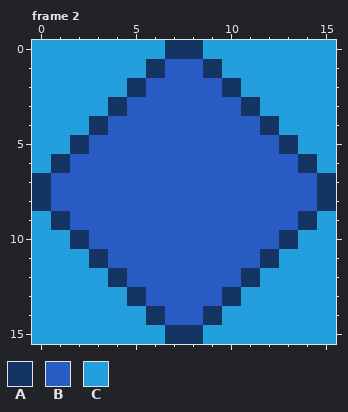
Pixel-art file -- Assets/bg_tiles.aseprite. Above: the version before the commit.
16x16 pixels, 2 frames. Shown: frame 2.
Palette (. is transparent): A #143464  B #285cc4  C #249fde
Pixels before, frame 2, first column x 0:
 0 CCCCCCCAACCCCCCC
 1 CCCCCCABBACCCCCC
 2 CCCCCABBBBACCCCC
 3 CCCCABBBBBBACCCC
 4 CCCABBBBBBBBACCC
 5 CCABBBBBBBBBBACC
 6 CABBBBBBBBBBBBAC
 7 ABBBBBBBBBBBBBBA
 8 ABBBBBBBBBBBBBBA
 9 CABBBBBBBBBBBBAC
10 CCABBBBBBBBBBACC
11 CCCABBBBBBBBACCC
12 CCCCABBBBBBACCCC
13 CCCCCABBBBACCCCC
14 CCCCCCABBACCCCCC
15 CCCCCCCAACCCCCCC
The same view after the edit:
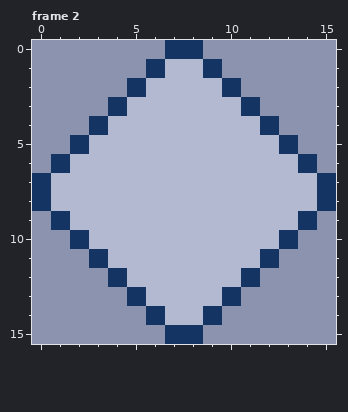
What changed:
Colour B changes from #285cc4 to #b3b9d1.
Colour C changes from #249fde to #8b93af.
Changed places in both pictures, as pixel boxes (x1, y1, x2, y2):
changed: (32, 40, 336, 344)
